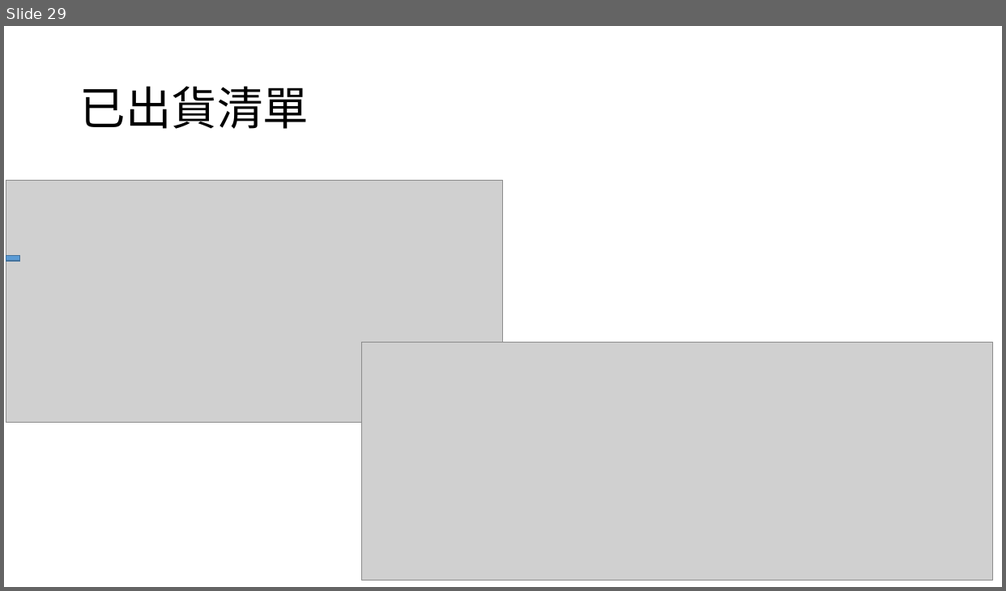
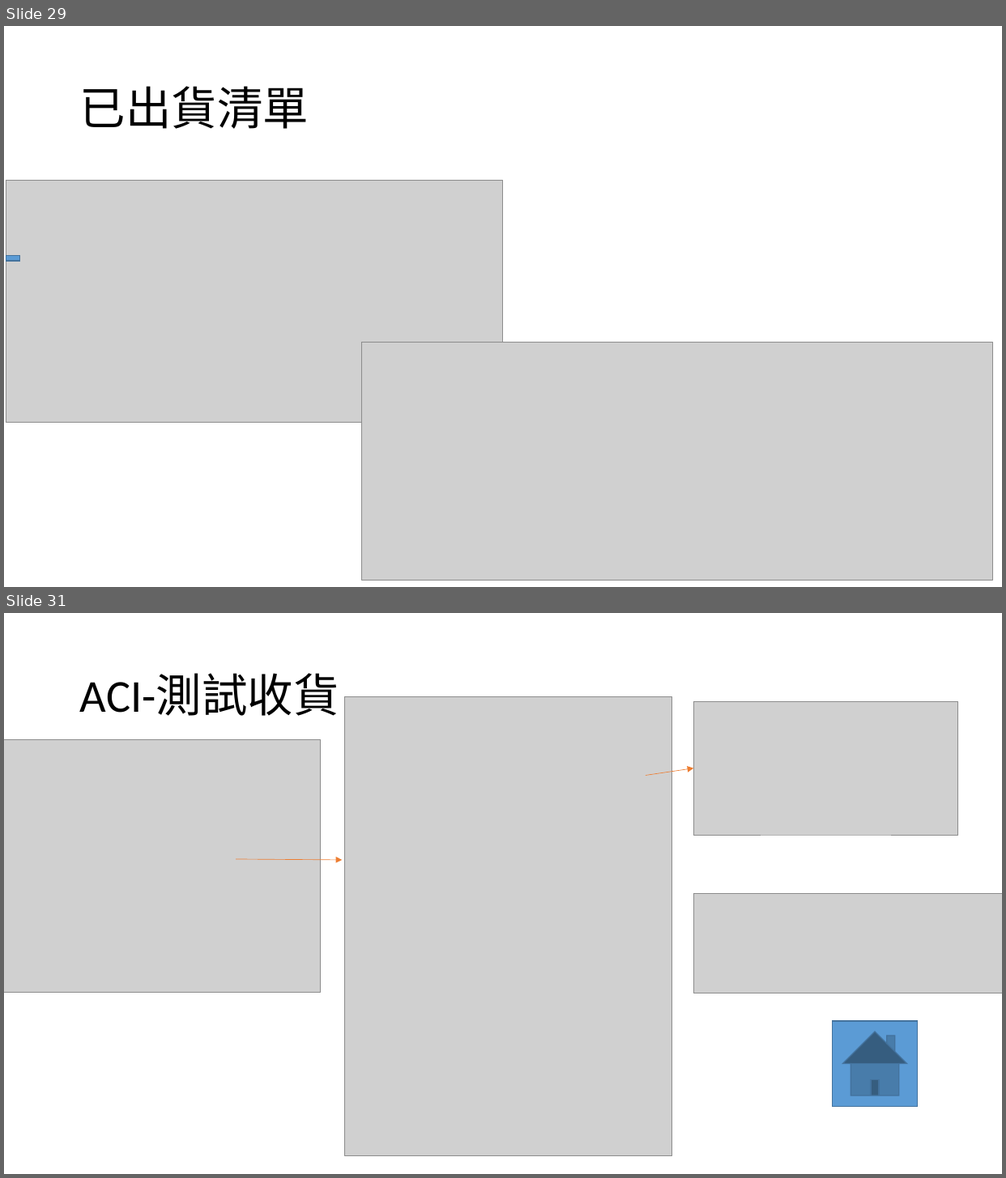
Before and after one commit to CrayHung/twoway-scanner, a slide deck: ACI庫存操作.pptx. Shown one above the other, each under a label of ours: slide 29 before the commit, slides 29 and 31 after it; the slides between them are not shown. The pictures are 1006x591 and 1006x1178 pixels, drawn with LibreOffice and Linux fonts; fonts in the diff are those of the drawing; grey boxes stand for pictures. Boxes give left, top, right and bottom in pixels: in the first picture for what was removed or moved away, otherwise in the second. Text is boxed around its words. In the diff, an @@ line names an element or a change of style, - is before the commit and + after.

Commit message:
左側增加讓ACI快速產生測試資料

```diff
--- a/ACI庫存操作.pptx
+++ b/ACI庫存操作.pptx
@@ slide 31 added at box(4, 613, 1002, 1174), background #FFFFFF @@
@@ title added at box(80, 673, 339, 716), 44 pt, text #000000 @@
+ACI-測試收貨
@@ picture added at box(345, 697, 671, 1156) @@
@@ picture added at box(693, 701, 957, 835) @@
@@ picture added at box(4, 739, 321, 993) @@
@@ arrow added from (646, 776) to (693, 768), #ED7D31 0.5 pt @@
@@ arrow added from (236, 859) to (343, 860), #ED7D31 0.5 pt @@
@@ picture added at box(693, 894, 1002, 994) @@
@@ action button home added at box(832, 1021, 918, 1106), fill #5B9BD5, outline #43739E 1 pt @@
```
Also in this commit, not shown: 1 slide changed, 1 other slide added, 4 other files.
